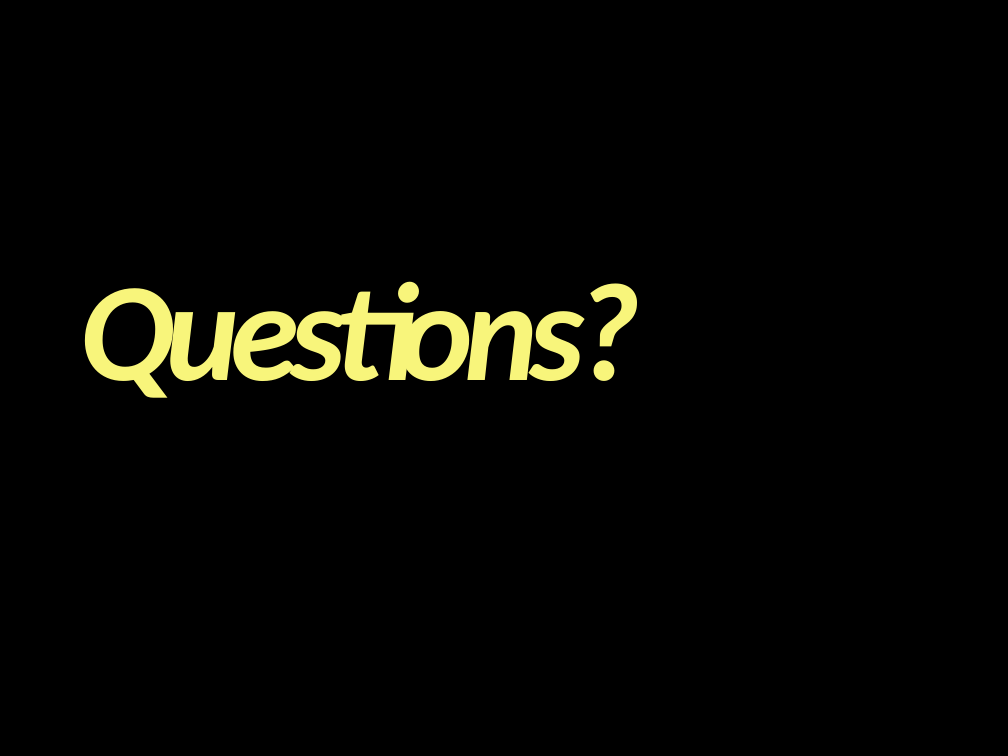
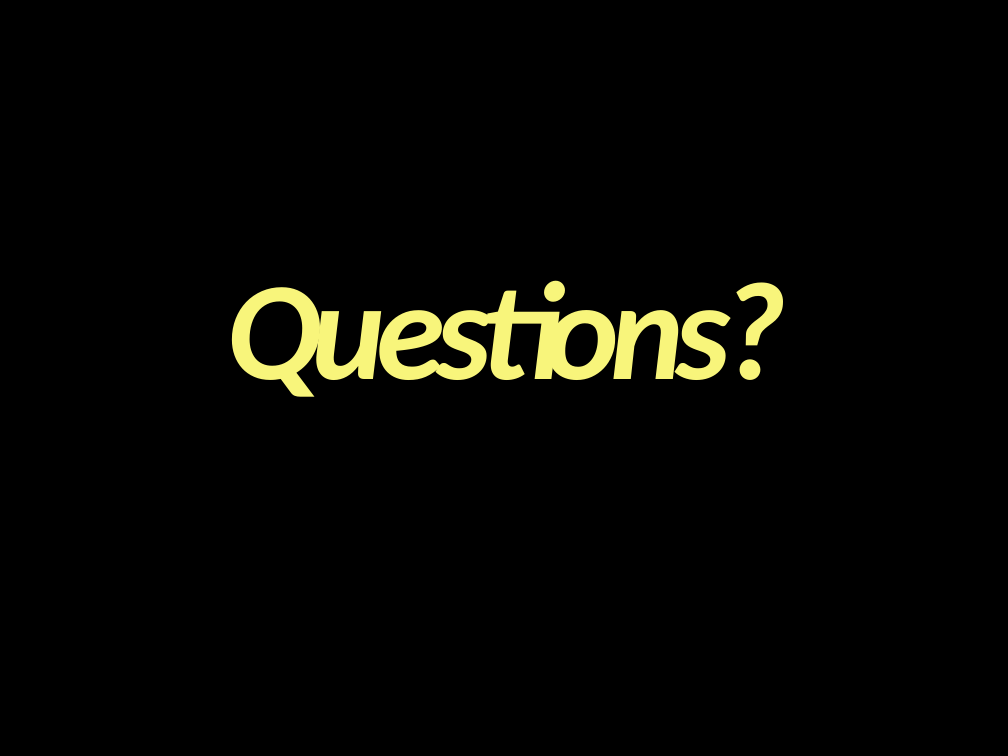
Before and after one commit to TeodorPopoff/HTML-Team-Project, a slide deck: slide 5 of Dark Powder Blue.pptx. Drawn at 1008x756 pixels with LibreOffice and Linux fonts; fonts in the diff are those of the drawing; background and template pictures are left out. Boxes give left, top, right and bottom in pixels: in the first picture for what was removed or moved away, otherwise in the second. Text is boxed around its words. In the diff, an @@ line names an element or a change of style, - is before the commit and + after.

```diff
--- a/Dark Powder Blue.pptx
+++ b/Dark Powder Blue.pptx
@@ text "Questions?": place and size @@
-text "Questions?" at (80,281,640,398)
+text "Questions?" at (226,280,786,397)
```
Also in this commit, not shown: 1 other slide changed.
